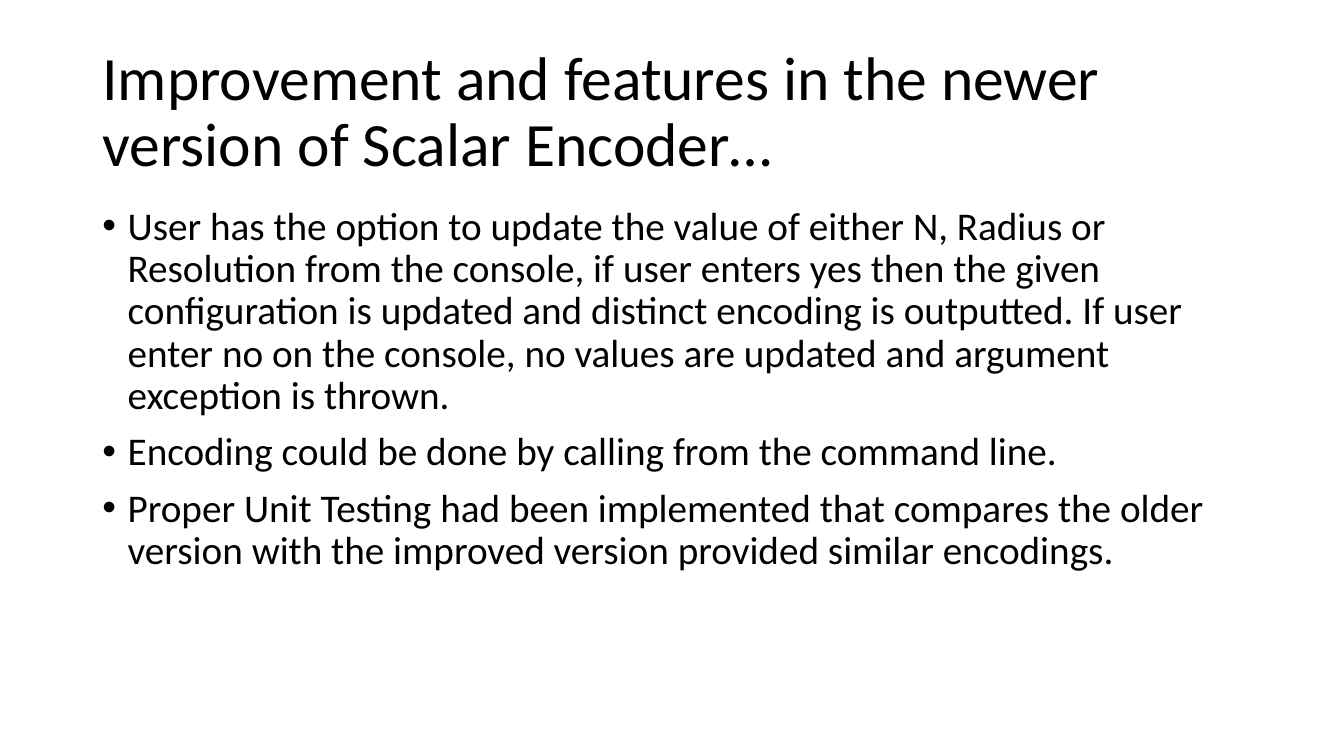
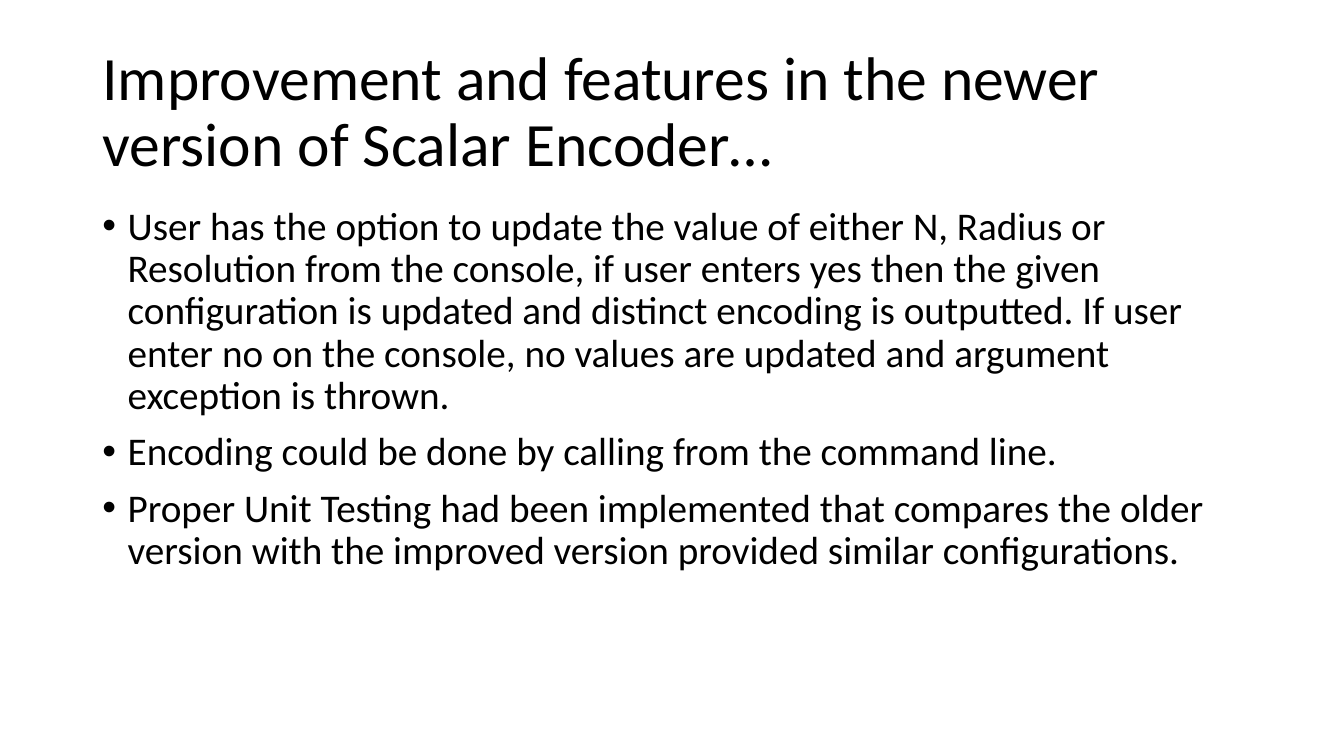
Before and after one commit to bisalgt/neocortexapi, a slide deck: slide 5 of source/ScalarEncoderImproved/Documentation/Improve Scalar Encoder Presentation.pptx. Drawn at 1344x756 pixels with LibreOffice and Linux fonts; fonts in the diff are those of the drawing. Boxes give left, top, right and bottom in pixels: in the first picture for what was removed or moved away, otherwise in the second. Text is boxed around its words. In the diff, an @@ line names an element or a change of style, - is before the commit and + after.

Commit message:
minor change in slide - 2

```diff
--- a/source/ScalarEncoderImproved/Documentation/Improve Scalar Encoder Presentation.pptx
+++ b/source/ScalarEncoderImproved/Documentation/Improve Scalar Encoder Presentation.pptx
@@ text at [128,494,1203,571]: text changed @@
-• Proper Unit Testing had been implemented that compares the older version with the improved version provided similar encodings.
+• Proper Unit Testing had been implemented that compares the older version with the improved version provided similar configurations.
```
